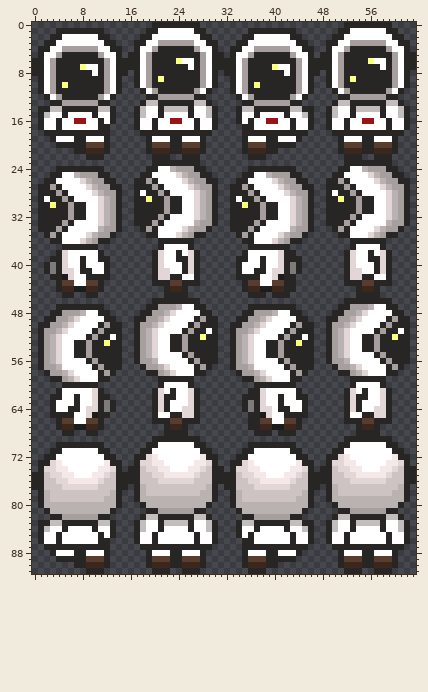
Two versions of one sprite sheet, Assets/images/astronaut_character1.png. Above, as it was before the edit.
The file is 64x92 pixels.
Once edited:
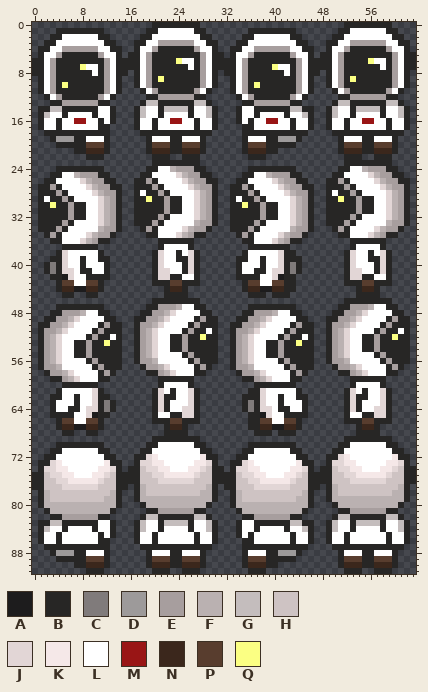
Palette (. is transparent): A #1d1c1d  B #272625  C #807b7b  D #9d9a9a  E #a79e9e  F #bab1b1  G #c4bdbd  H #cec3c3  J #e2d6d6  K #f5e8e8  L #ffffff  M #991515  N #3b271c  P #583d2e  Q #fbff83
Difference:
Changed rows in their new state; - is an unchanged pixel.
first column x 11:
14 LL----------------------LL
first column x 4:
19 DDD----------------------------------DDD
first column x 11:
83 LL----------------------LL
first column x 4:
88 DDD----------------------------------DDD
